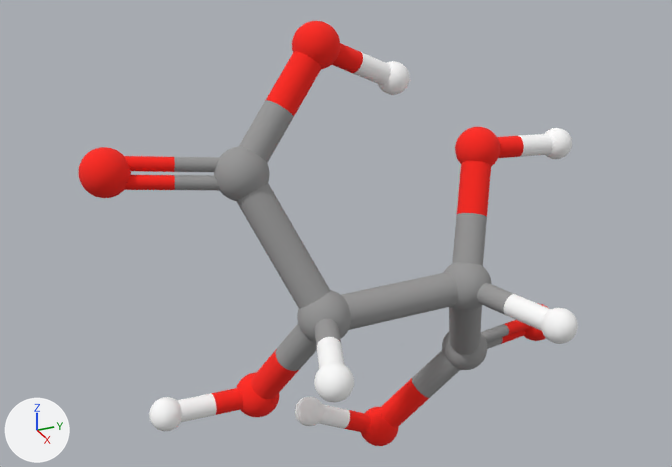
What one commit did to the glTF model tartaric-acid/SSTARTARICACID.MOL2.glb.
Rendered twice from a 50 mm lens placed at (7.02, -3.79, 4.32), pointed at (-0.48, -0.42, 0.57). Arrows for +X, +Y and +Z are at lower left; the lights stay in place. Vertices at the same position are counted once.
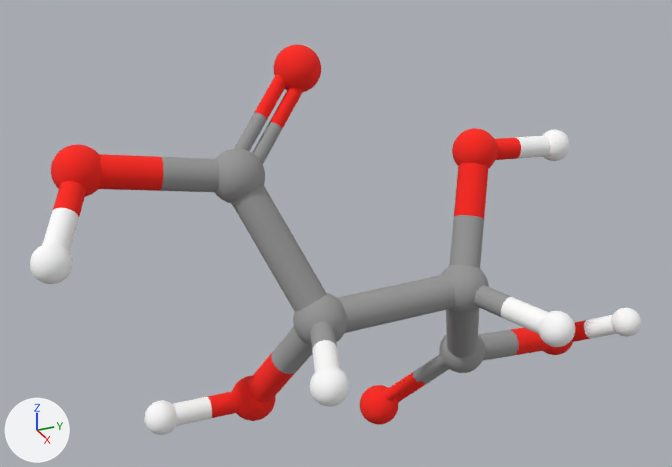
Changed parts and their boxes (x1, y1, x2, y2) in the pictures (672 x 467 px; the box of a moved part takes in the faces that stretch with it):
'Mesh_1', reshaped, moved (34% wider, 10% shorter): before (124, 43, 553, 433); after (42, 74, 617, 426)
'Mesh_0', reshaped, moved (22% wider, 8% shorter): before (78, 21, 578, 446); after (30, 44, 641, 435)
part 1 of me_mesh_0, moved or reshaped: before (455, 127, 500, 167); after (439, 334, 485, 373)
part 2 of me_mesh_0, moved or reshaped: before (544, 128, 572, 159); after (360, 385, 398, 425)
part 3 of me_mesh_0, moved or reshaped: before (442, 332, 487, 370); after (544, 342, 573, 355)
part 4 of me_mesh_0, moved or reshaped: before (524, 303, 548, 341); after (611, 307, 641, 337)
part 5 of me_mesh_0, moved or reshaped: before (361, 407, 399, 446); after (232, 375, 276, 421)
part 6 of me_mesh_0, moved or reshaped: before (295, 397, 324, 426); after (144, 400, 177, 435)
part 7 of me_mesh_0, moved or reshaped: before (236, 372, 279, 417); after (452, 128, 498, 168)
part 8 of me_mesh_0, moved or reshaped: before (149, 397, 182, 431); after (542, 130, 570, 161)
part 9 of me_mesh_0, moved or reshaped: before (78, 147, 131, 198); after (274, 44, 321, 92)
part 10 of me_mesh_0, moved or reshaped: before (292, 21, 340, 69); after (51, 144, 101, 197)
part 11 of me_mesh_0, moved or reshaped: before (378, 61, 410, 95); after (30, 243, 73, 284)
part 12 of me_mesh_1, added: after (42, 181, 86, 251)
part 13 of me_mesh_1, added: after (570, 315, 617, 342)
part 14 of me_mesh_1, added: after (234, 74, 286, 151)
part 15 of me_mesh_1, deleted: before (331, 43, 391, 85)
part 16 of me_mesh_1, deleted: before (319, 404, 370, 433)
part 17 of me_mesh_1, moved or reshaped: before (380, 320, 531, 428); after (383, 328, 551, 402)
part 18 of me_mesh_1, moved or reshaped: before (124, 51, 551, 399); after (99, 88, 548, 402)
part 19 of me_mesh_1, added: after (174, 398, 212, 423)

The change, as a diff of the scene's bpy script:
```diff
--- a/tartaric-acid/SSTARTARICACID.MOL2.glb.py
+++ b/tartaric-acid/SSTARTARICACID.MOL2.glb.py
@@ me_mesh_0 @@
 me_mesh_0.from_pydata(...)  # 10272 vertices, 20480 faces; spans x -1.28..1.2, y -3.02..2.37, z -2.52..2.52
+# me_mesh_0 part 1: the loose piece of 642 vertices spanning x -0.89..-0.44, y 0.68..1.14, z 0.92..1.38 is scaled about its middle by 1.12, then moved by (-0.06, 0.04, -2.4)
+# me_mesh_0 part 2: the loose piece of 642 vertices spanning x -0.79..-0.46, y 1.7..2.03, z 0.92..1.25 is scaled about its middle by 1.38, then moved by (-0.56, -1.71, -3.14)
+# me_mesh_0 part 3: the loose piece of 642 vertices spanning x -0.98..-0.47, y 0.7..1.21, z -1.51..-1.0 is scaled about its middle by 0.894, then moved by (-0.13, 1.39, -0.22)
+# me_mesh_0 part 4: the loose piece of 642 vertices spanning x -1.24..-0.78, y 1.91..2.37, z -1.58..-1.12 is scaled about its middle by 0.724, then moved by (0.89, 0.6, 0.36)
+# me_mesh_0 part 5: the loose piece of 642 vertices spanning x -1.28..-0.83, y -0.17..0.28, z -2.52..-2.06 is moved by (0.39, -1.62, 1.14)
+# me_mesh_0 part 6: the loose piece of 642 vertices spanning x -1.28..-0.95, y -0.97..-0.64, z -2.03..-1.7 is moved by (0.48, -1.71, 0.78)
+# me_mesh_0 part 7: the loose piece of 642 vertices spanning x -0.89..-0.44, y -1.79..-1.33, z -1.38..-0.92 is moved by (0.0, 2.47, 2.3)
+# me_mesh_0 part 8: the loose piece of 642 vertices spanning x -0.79..-0.46, y -2.68..-2.35, z -1.25..-0.92 is moved by (0.0, 4.38, 2.17)
+# me_mesh_0 part 9: the loose piece of 642 vertices spanning x -1.24..-0.78, y -3.02..-2.56, z 1.12..1.58 is moved by (-0.18, 1.99, 0.71)
+# me_mesh_0 part 10: the loose piece of 642 vertices spanning x -1.28..-0.83, y -0.93..-0.48, z 2.06..2.52 is moved by (0.2, -2.28, -0.81)
+# me_mesh_0 part 11: the loose piece of 642 vertices spanning x -1.28..-0.95, y -0.01..0.32, z 1.7..2.03 is moved by (0.99, -3.54, -0.87)
 me_mesh_0.materials.append(mat_material_0)
@@ me_mesh_1 @@
-me_mesh_1.from_pydata(...)  # 2035 vertices, 2448 faces; spans x -1.22..1.07, y -2.82..2.17, z -2.39..2.39
+me_mesh_1.from_pydata(...)  # 1962 vertices, 2448 faces; spans x -1.28..1.07, y -3.48..2.83, z -2.16..2.16
+# me_mesh_1 part 12: a new loose piece of 126 vertices spanning x -0.92..-0.05, y -3.48..-2.89, z 0.9..1.57, in mat_material_0
+# me_mesh_1 part 13: a new loose piece of 116 vertices spanning x -0.92..-0.05, y 2.24..2.83, z -1.57..-0.9, in mat_material_0
+# me_mesh_1 part 14: a new loose piece of 114 vertices spanning x -1.28..-0.69, y -1.72..-0.81, z 1.25..2.16, in mat_material_0
+# me_mesh_1 part 15: the loose piece of 137 vertices spanning x -1.22..-0.94, y -0.75..0.2, z 1.77..2.39 is deleted
+# me_mesh_1 part 16: the loose piece of 131 vertices spanning x -1.22..-0.94, y -0.85..0.1, z -2.39..-1.77 is deleted
+# me_mesh_1 part 17: 52 vertices moved from x -1.18..-0.62, y 0.14..2.17, z -2.38..-1.13 to x -1.27..-0.57, y 0.26..2.37, z -2.15..-1.13; 285 vertices removed from x -1.2..-0.57, y -0.06..2.17, z -2.39..-1.11; 274 vertices added at x -1.28..-0.63, y 0.04..2.37, z -2.16..-1.1
+# me_mesh_1 part 18: 8 vertices moved from x -0.81..-0.63, y -2.23..-1.57, z 1.11..1.37 to x -0.81..-0.6, y -2.32..-1.57, z 1.1..1.37; 402 vertices removed from x -1.2..1.07, y -2.82..0.83, z -0.65..2.39; 244 vertices added at x -1.22..1.07, y -3.01..1.4, z -0.66..2.06
+# me_mesh_1 part 19: 8 vertices added at x -0.75..-0.54, y -2.05..-2.03, z -1.23..-1.01
 me_mesh_1.materials.append(mat_material_0)
@@ ob_mesh_0 @@
 ob_mesh_0 = bpy.data.objects.new('Mesh_0', me_mesh_0)
-ob_mesh_0.location = (0.04, 0.325, 0.0)
+ob_mesh_0.location = (0.077, 0.268, 0.0)
@@ ob_mesh_1 @@
 ob_mesh_1 = bpy.data.objects.new('Mesh_1', me_mesh_1)
-ob_mesh_1.location = (0.04, 0.325, 0.0)
+ob_mesh_1.location = (0.077, 0.268, 0.0)
```
